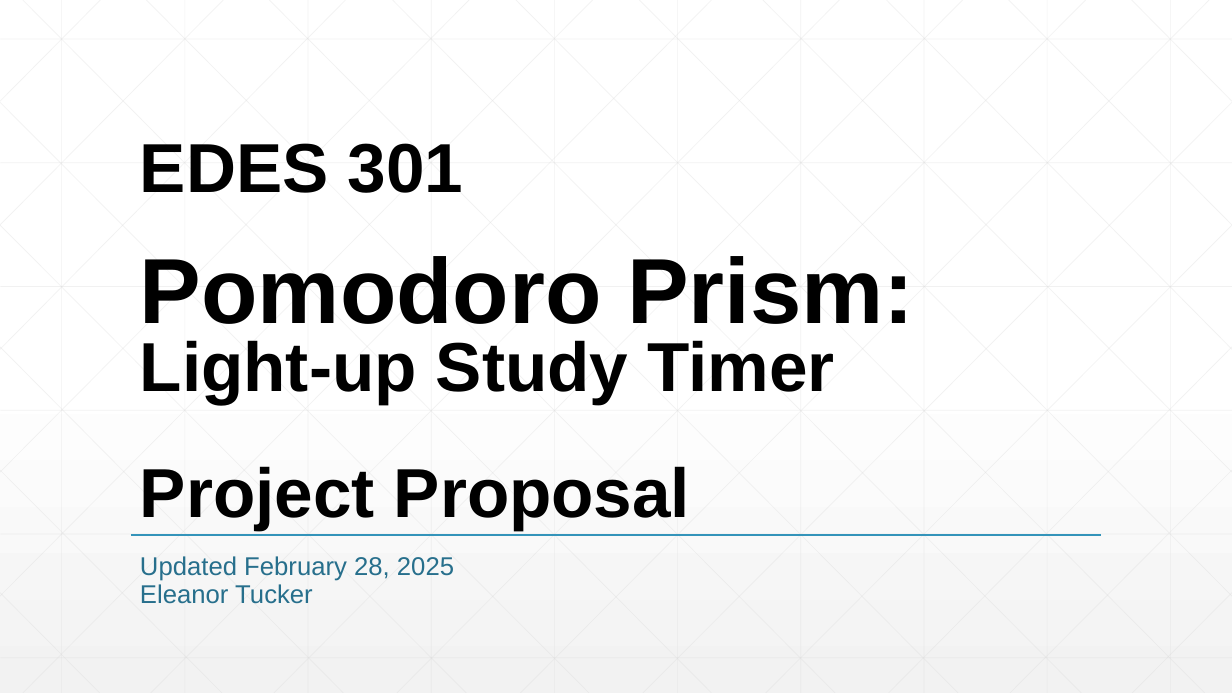
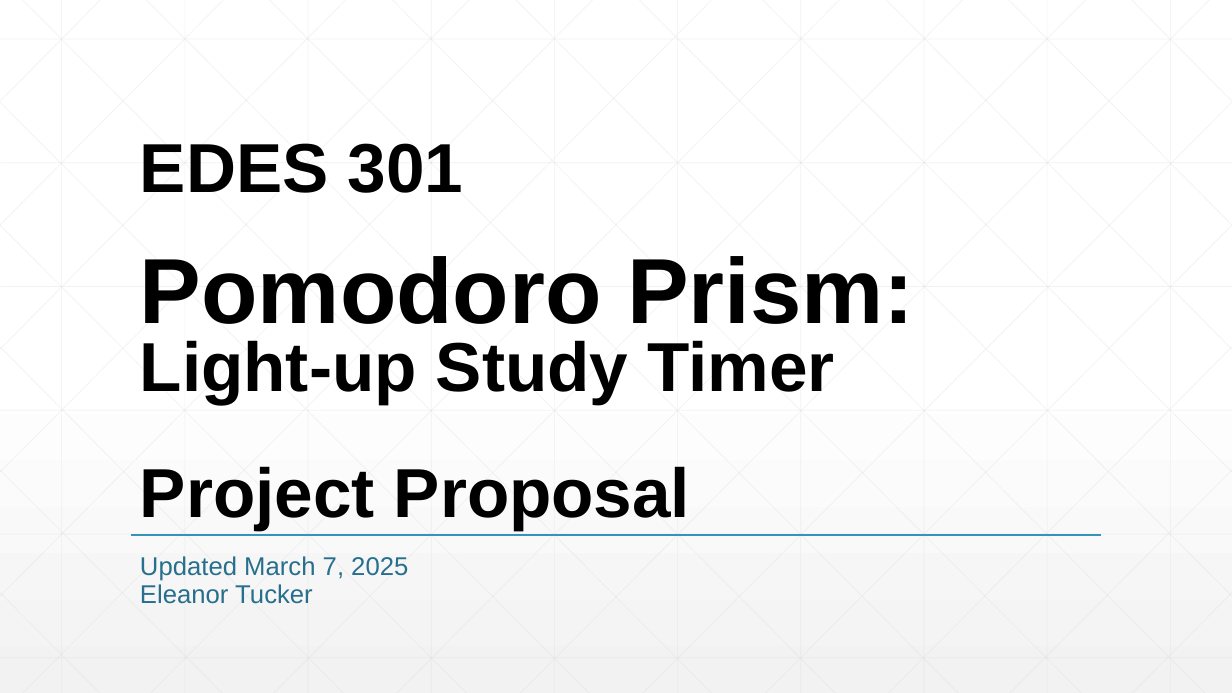
Before and after one commit to est-2/EDES301, a slide deck: slide 1 of project_01/docs/Tucker_EDES301_project_01_proposal.pptx. Drawn at 1232x693 pixels with LibreOffice and Linux fonts; fonts in the diff are those of the drawing. Boxes give left, top, right and bottom in pixels: in the first picture for what was removed or moved away, otherwise in the second. Text is boxed around its words. In the diff, an @@ line names an element or a change of style, - is before the commit and + after.

```diff
--- a/project_01/docs/Tucker_EDES301_project_01_proposal.pptx
+++ b/project_01/docs/Tucker_EDES301_project_01_proposal.pptx
@@ subtitle at (140,556,408,581): text changed @@
-Updated February 28, 2025
+Updated March 7, 2025
```
Also in this commit, not shown: 4 other slides changed, 2 slides added, 1 other file.
